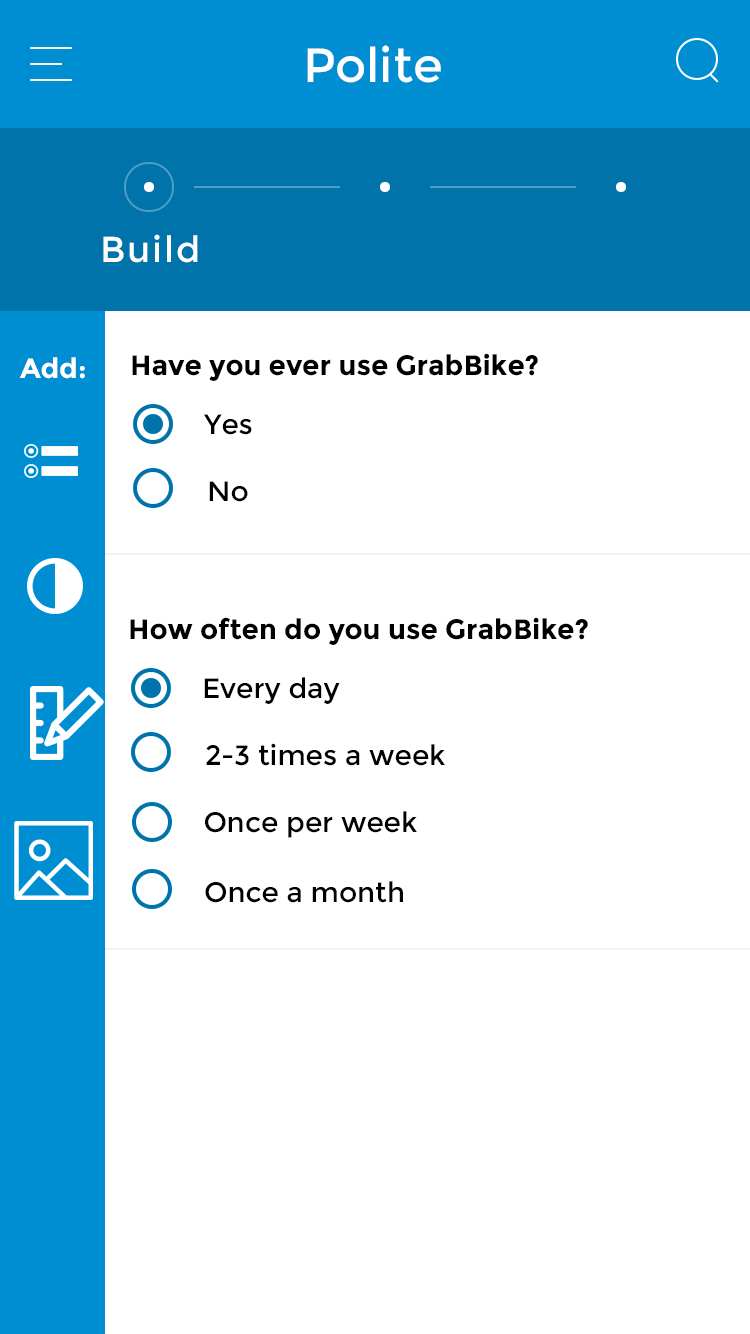
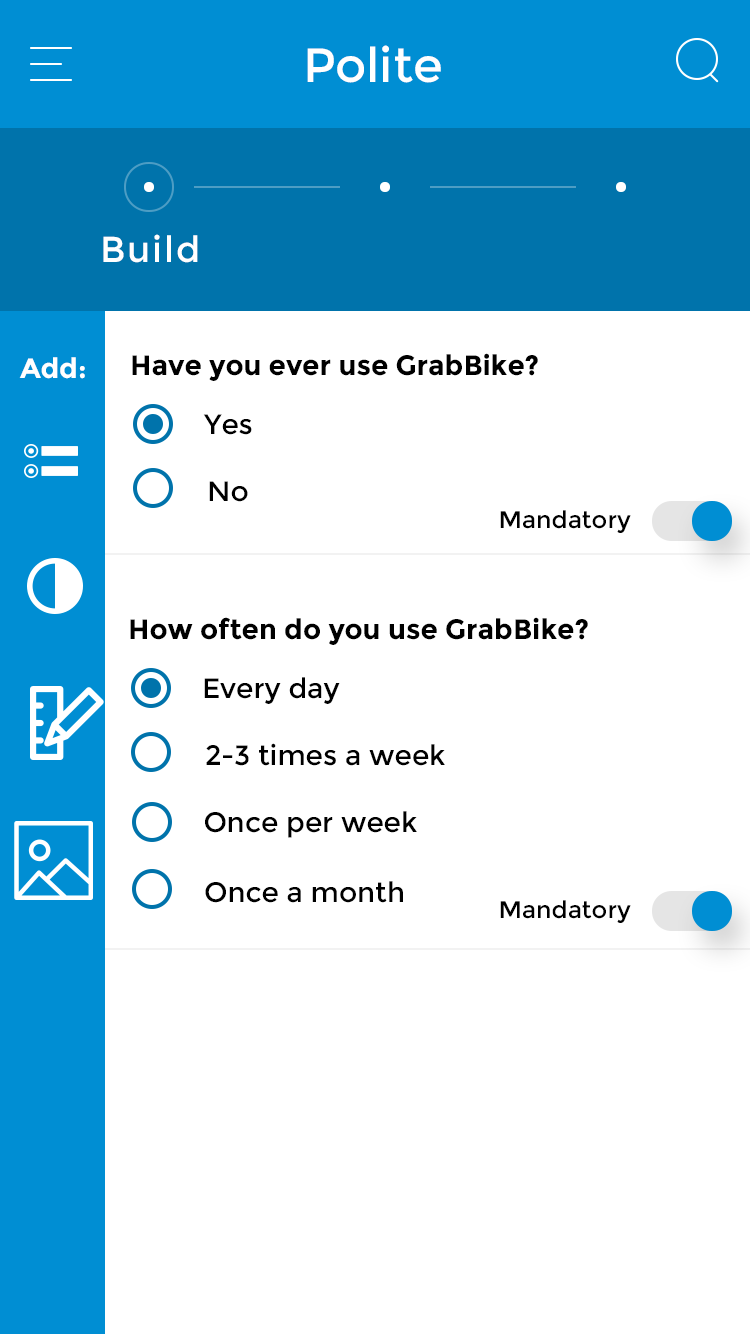
Comparing the layer stacks of the two 750 x 1334 images. Changes:
added layer "Mandatory copy" in group "14 - Settings" over [500, 900, 631, 923]
added group "Switch copy" with 2 layers in group "14 - Settings" over [652, 891, 732, 931]
added layer "Switch" (1st of 3, in "14 - Settings" › "Switch copy") in group "Switch copy" over [692, 891, 732, 931]
added layer "Switch BG" (1st of 2, in "14 - Settings" › "Switch copy") (10%) in group "Switch copy" over [652, 891, 732, 931]
added layer "Mandatory" in group "14 - Settings" over [500, 510, 631, 533]
added group "Switch" (2nd of 3, in "14 - Settings") with 2 layers in group "14 - Settings" over [652, 501, 732, 541]
added layer "Switch" (3rd of 3, in "14 - Settings" › "Switch") in group "Switch" over [692, 501, 732, 541]
added layer "Switch BG" (2nd of 2, in "14 - Settings" › "Switch") (10%) in group "Switch" over [652, 501, 732, 541]
